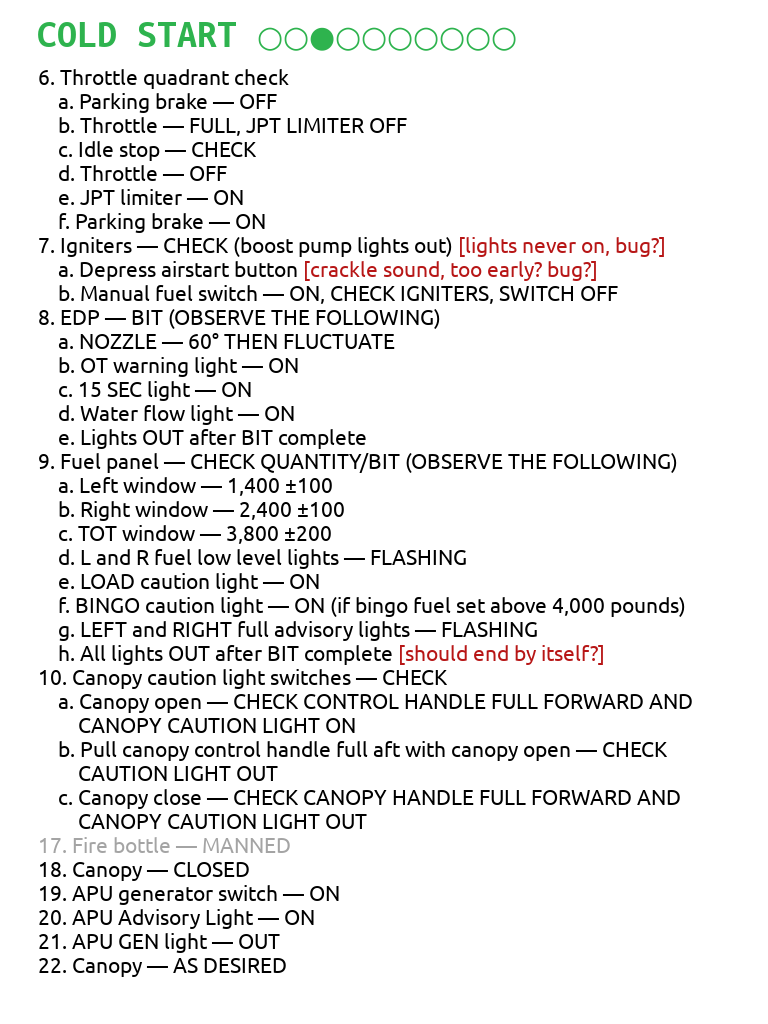
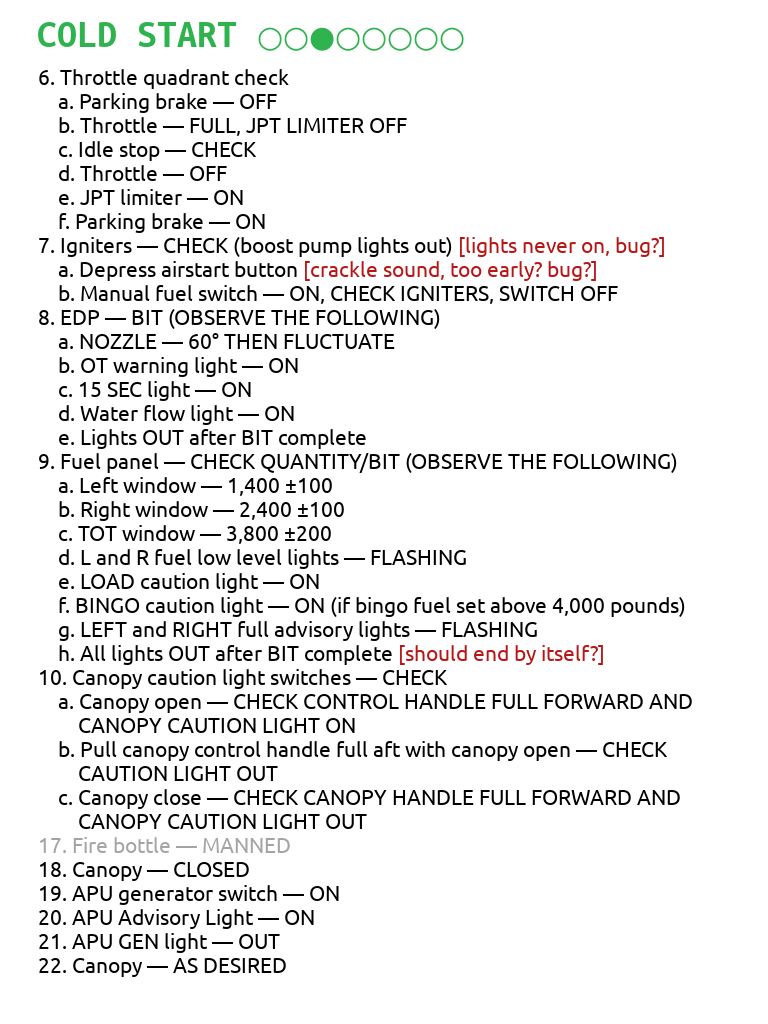
Revision of a layered 768x1024 image; what changed, layer by layer:
renamed "COLD START ○○●○○○○○○○" to "COLD START ○○●○○○○○", painted on it over [466, 27, 516, 51]
